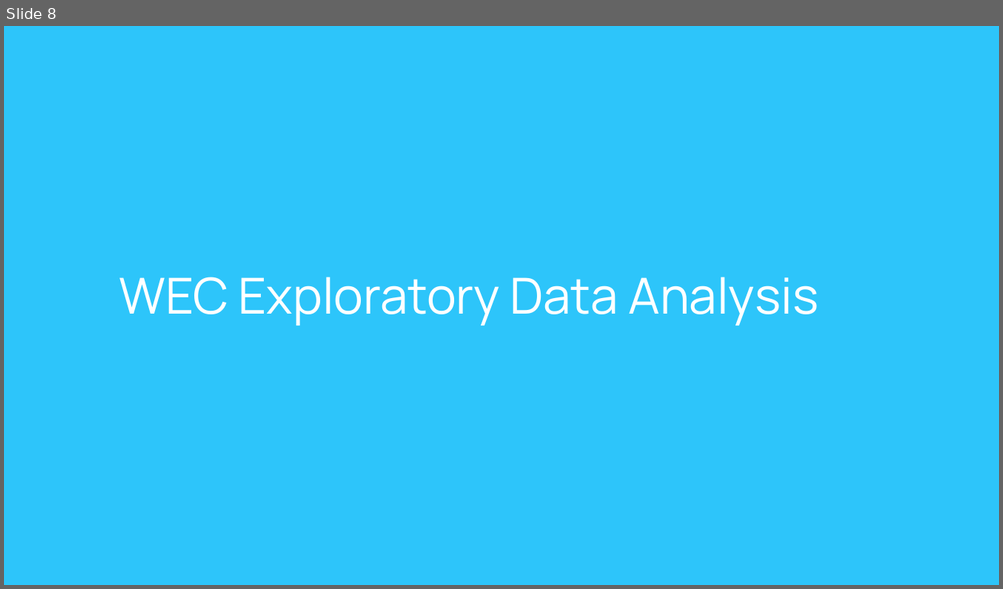
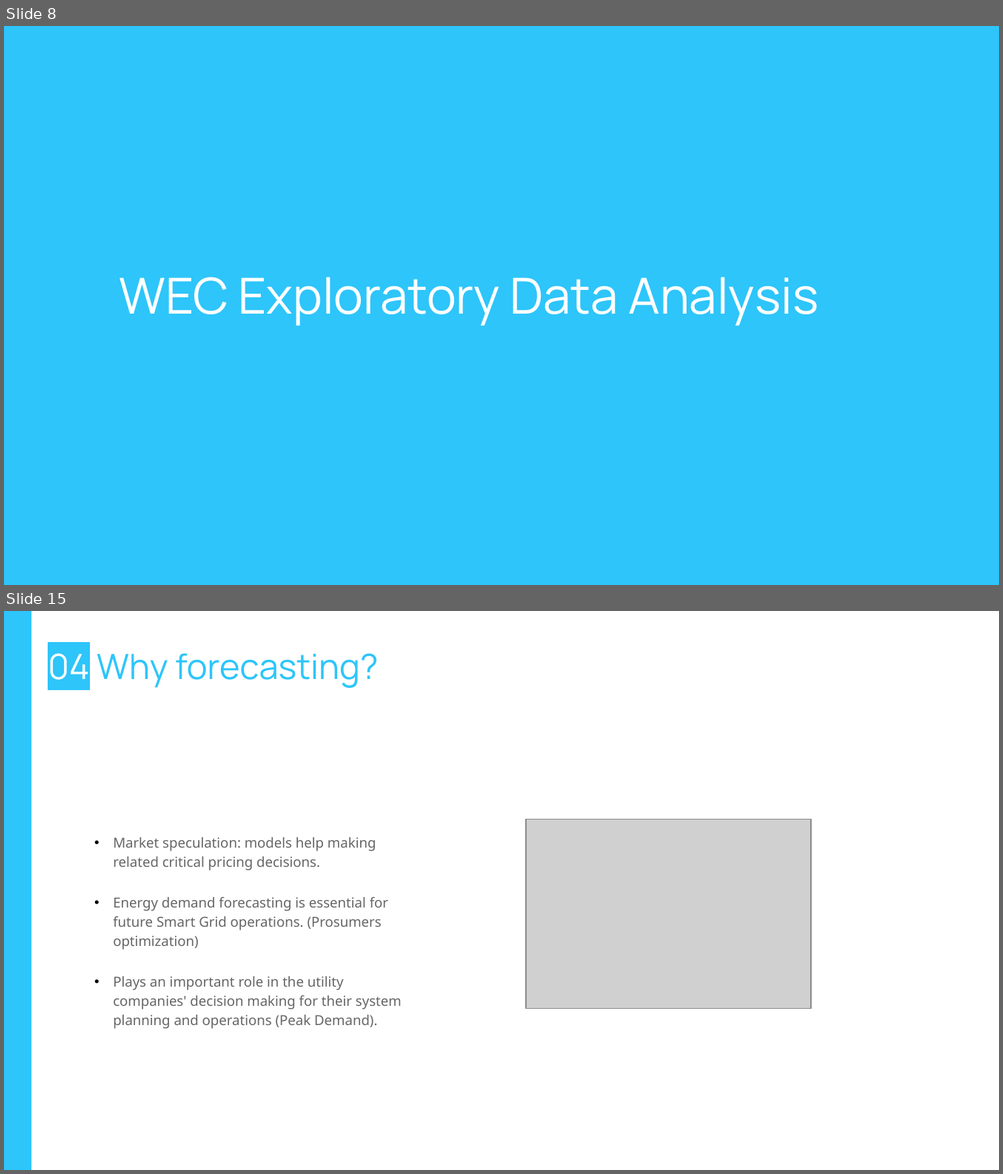
Before and after one commit to Edoardo1996/iornhack-final-project, a slide deck: pres/Ironhac-final-project.pptx. Shown one above the other, each under a label of ours: slide 8 before the commit, slides 8 and 15 after it; the slides between them are not shown. The pictures are 1003x589 and 1003x1174 pixels, drawn with LibreOffice and Linux fonts; fonts in the diff are those of the drawing; grey boxes stand for pictures; background and template pictures are left out. Boxes give left, top, right and bottom in pixels: in the first picture for what was removed or moved away, otherwise in the second. Text is boxed around its words. In the diff, an @@ line names an element or a change of style, - is before the commit and + after.

```diff
--- a/pres/Ironhac-final-project.pptx
+++ b/pres/Ironhac-final-project.pptx
@@ slide 15 added at (4,611,999,1170), background #FFFFFF @@
@@ rectangle added at (4,611,31,1170), fill #2DC5FA @@
@@ title added at (48,653,378,688), 25.2 pt, text #2DC5FA @@
+04 Why forecasting?
@@ picture added at (526,820,811,1010) @@
@@ text added at (113,837,401,1029), 10 pt, text #666666 @@
+• Market speculation: models help making related critical pricing decisions.
+• Energy demand forecasting is essential for future Smart Grid operations. (Prosumers optimization)
+• Plays an important role in the utility companies' decision making for their system planning and operations (Peak Demand).
```
Also in this commit, not shown: 6 slides changed, 11 other slides added, 23 slides removed, 3 other files.
